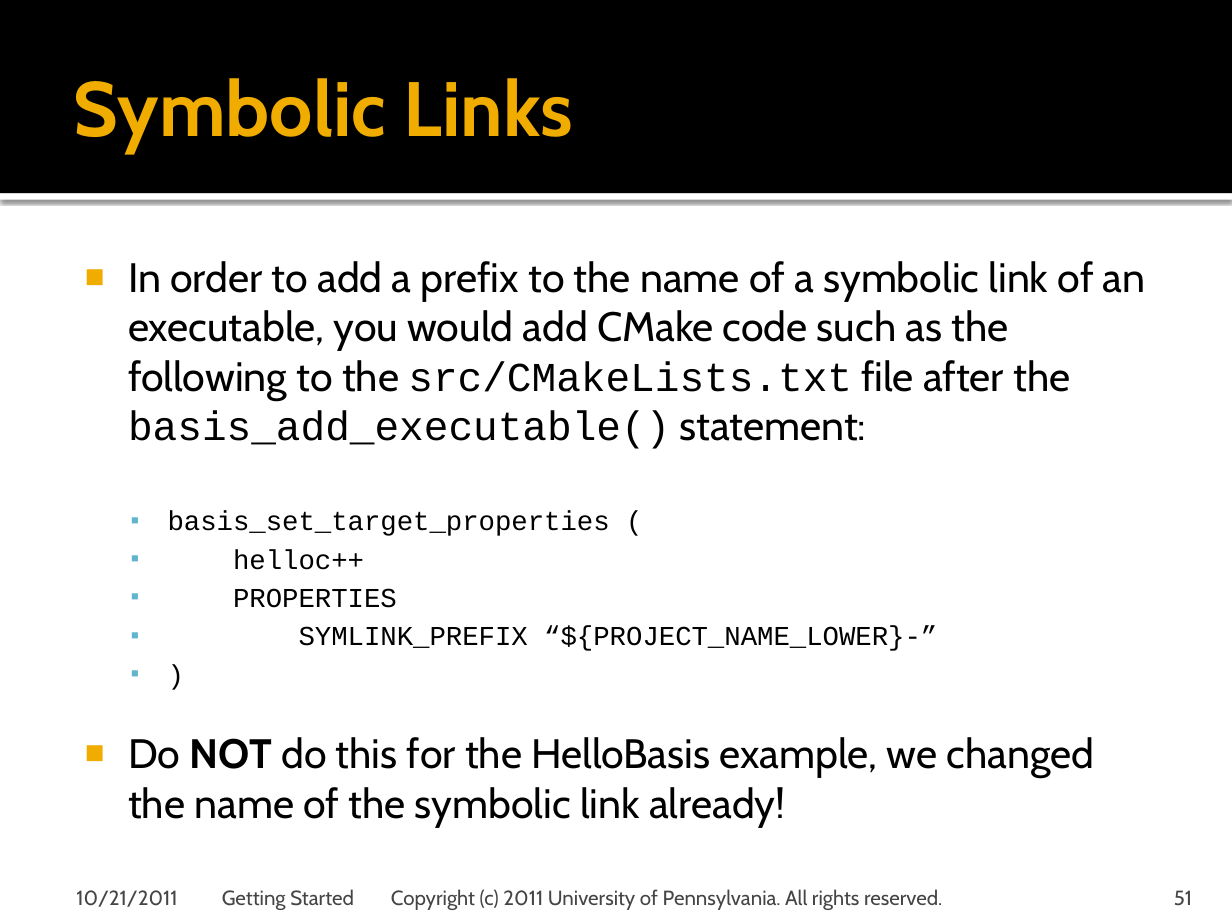
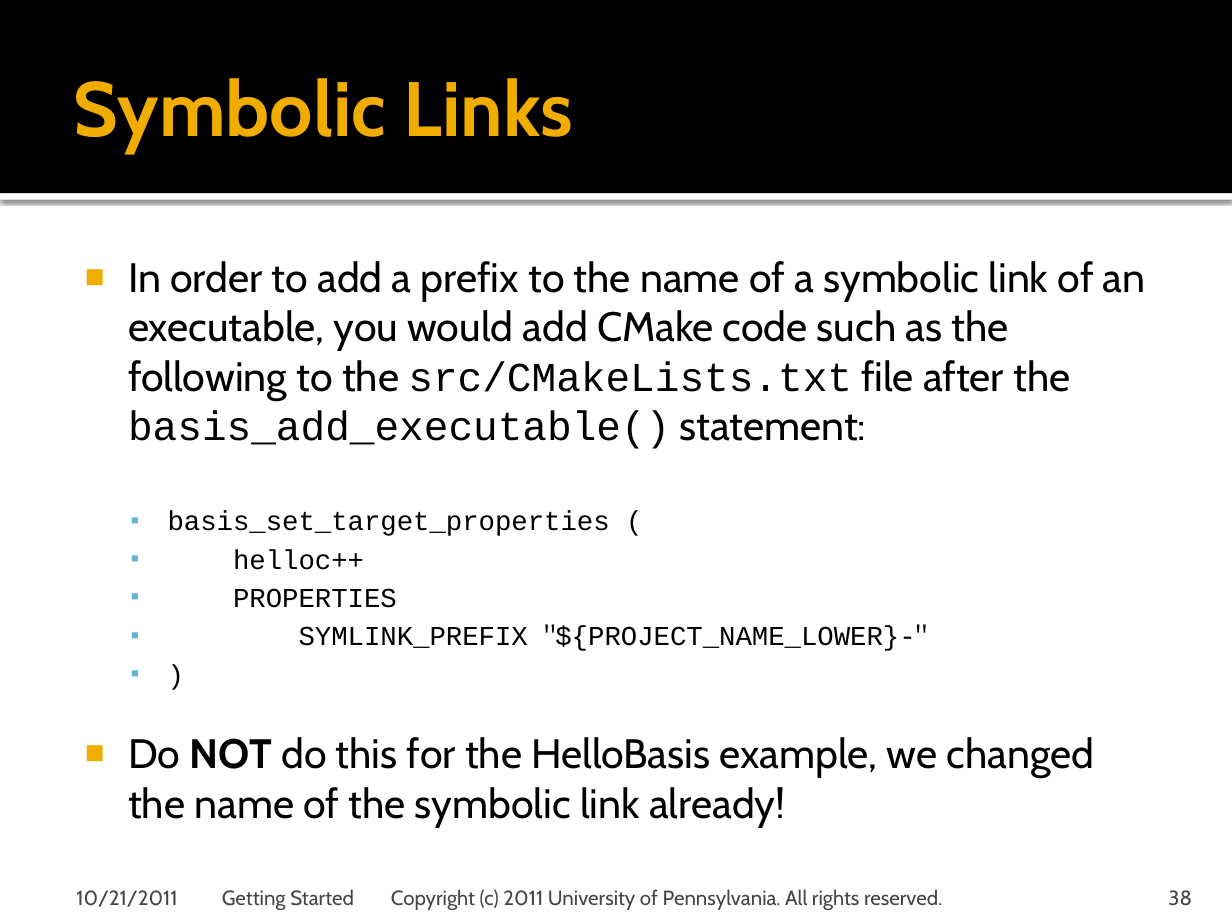
Before and after one commit to cmake-basis/legacy, a slide deck: slide 38 of doc/tutorials/BASIS Tutorial - 02 Getting Started.pptx (slide 51 before the commit). Drawn at 1232x924 pixels with LibreOffice and Linux fonts; fonts in the diff are those of the drawing; background and template pictures are left out. Boxes give left, top, right and bottom in pixels: in the first picture for what was removed or moved away, otherwise in the second. Text is boxed around its words. In the diff, an @@ line names an element or a change of style, - is before the commit and + after.

```diff
--- a/doc/tutorials/BASIS Tutorial - 02 Getting Started.pptx
+++ b/doc/tutorials/BASIS Tutorial - 02 Getting Started.pptx
@@ text at (299,624,926,651): text changed @@
-  ▪ SYMLINK_PREFIX “${PROJECT_NAME_LOWER}-”
+  ▪ SYMLINK_PREFIX "${PROJECT_NAME_LOWER}-"
@@ page number at (1168,890,1192,906): text changed @@
-51
+38
```
Also in this commit, not shown: 25 other slides changed, 13 slides removed, 1 other file.
